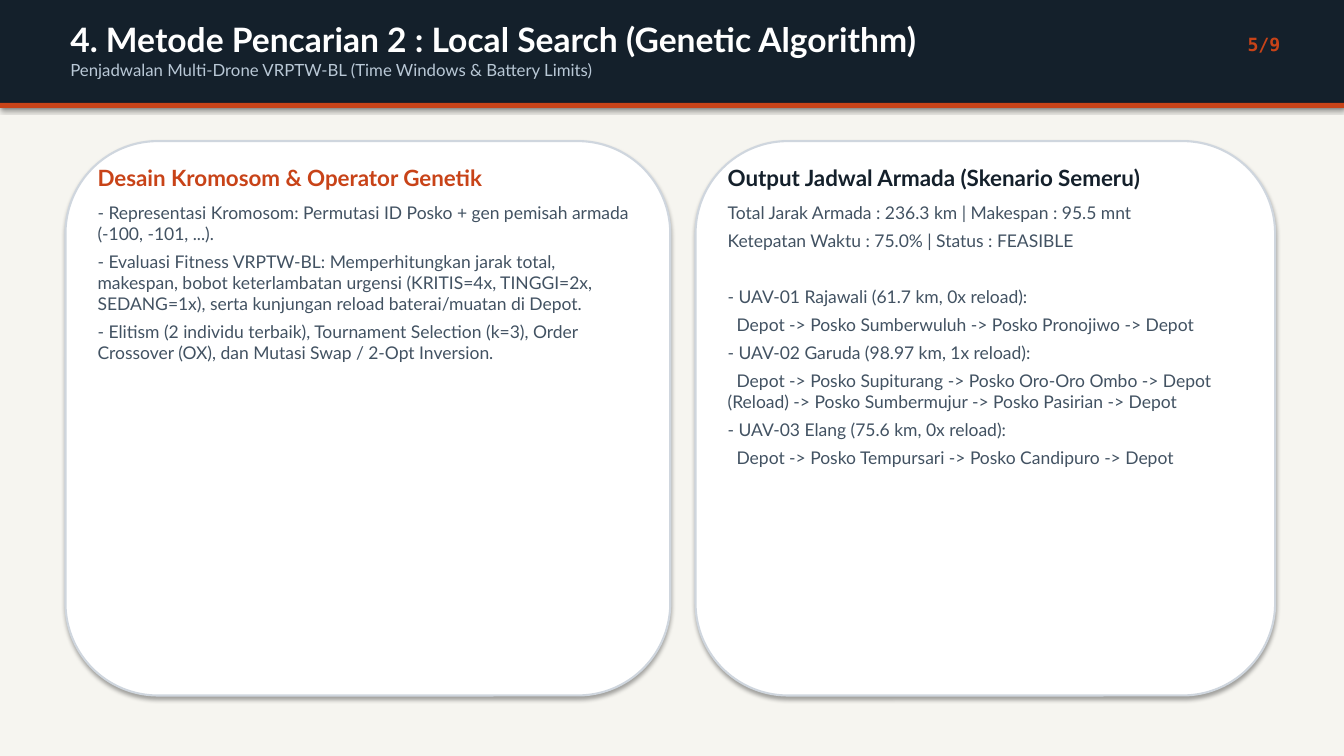
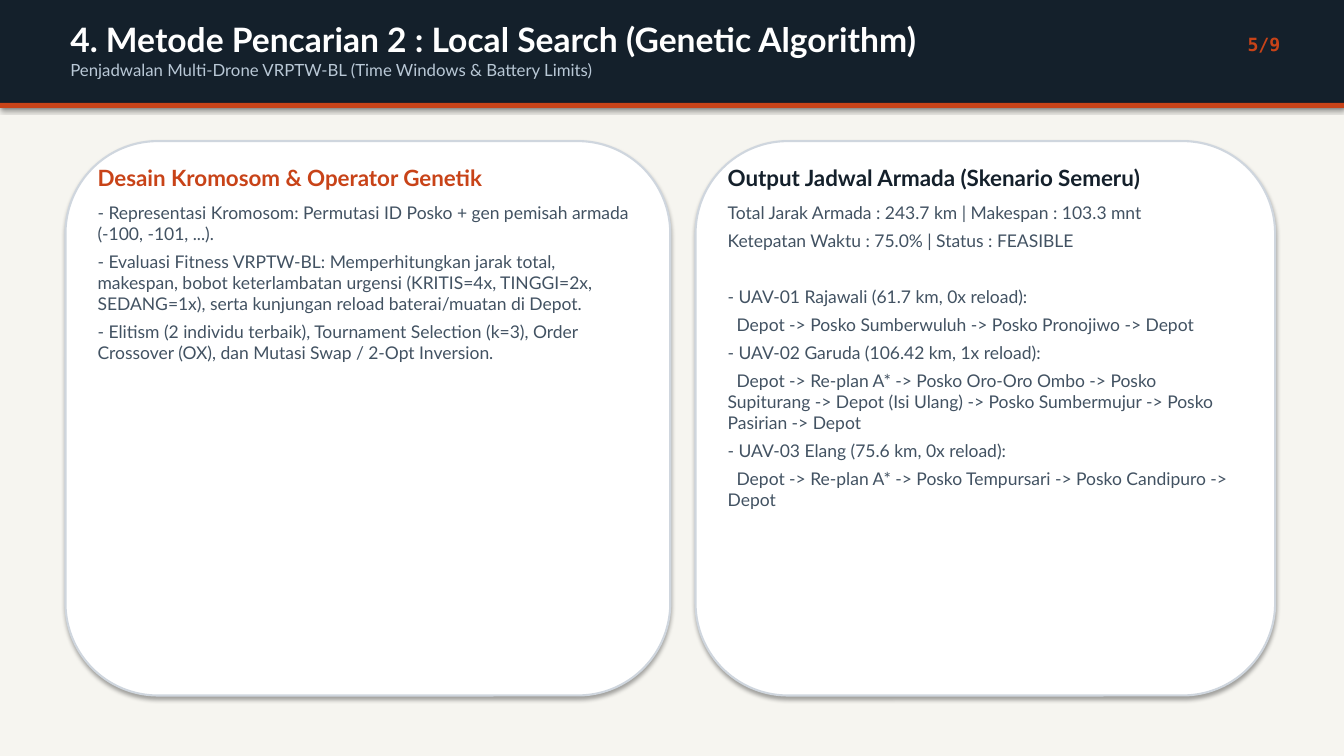
Before and after one commit to PopSharkkk/ArtificialConceptFinalProject, a slide deck: slide 5 of AeroRelief_Progress_KKA.pptx. Drawn at 1344x756 pixels with LibreOffice and Linux fonts; fonts in the diff are those of the drawing. Boxes give left, top, right and bottom in pixels: in the first picture for what was removed or moved away, otherwise in the second. Text is boxed around its words. In the diff, an @@ line names an element or a change of style, - is before the commit and + after.

```diff
--- a/AeroRelief_Progress_KKA.pptx
+++ b/AeroRelief_Progress_KKA.pptx
@@ text at (x1=728, y1=206, x2=1141, y2=222): text changed @@
-Total Jarak Armada : 236.3 km | Makespan : 95.5 mnt
+Total Jarak Armada : 243.7 km | Makespan : 103.3 mnt
@@ text at (x1=728, y1=345, x2=1213, y2=432): text changed @@
-- UAV-02 Garuda (98.97 km, 1x reload):
-Depot -> Posko Supiturang -> Posko Oro-Oro Ombo -> Depot (Reload) -> Posko Sumbermujur -> Posko Pasirian -> Depot
+- UAV-02 Garuda (106.42 km, 1x reload):
+Depot -> Re-plan A* -> Posko Oro-Oro Ombo -> Posko Supiturang -> Depot (Isi Ulang) -> Posko Sumbermujur -> Posko Pasirian -> Depot
@@ text at (x1=728, y1=472, x2=1206, y2=509): text changed @@
-Depot -> Posko Tempursari -> Posko Candipuro -> Depot
+Depot -> Re-plan A* -> Posko Tempursari -> Posko Candipuro -> Depot
```
Also in this commit, not shown: 3 other slides changed, 22 other files.
